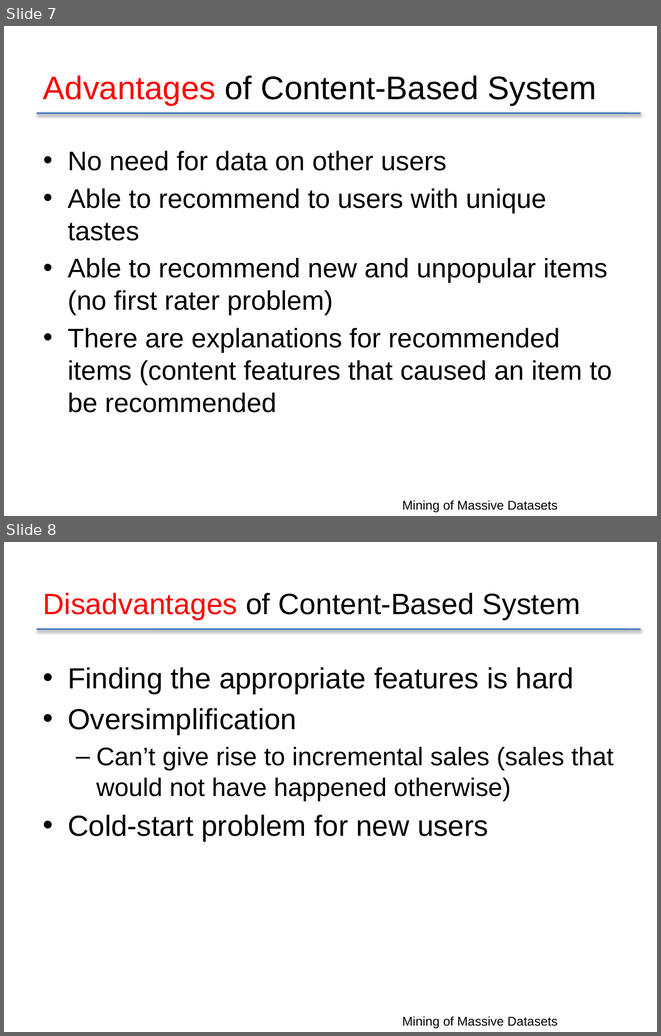
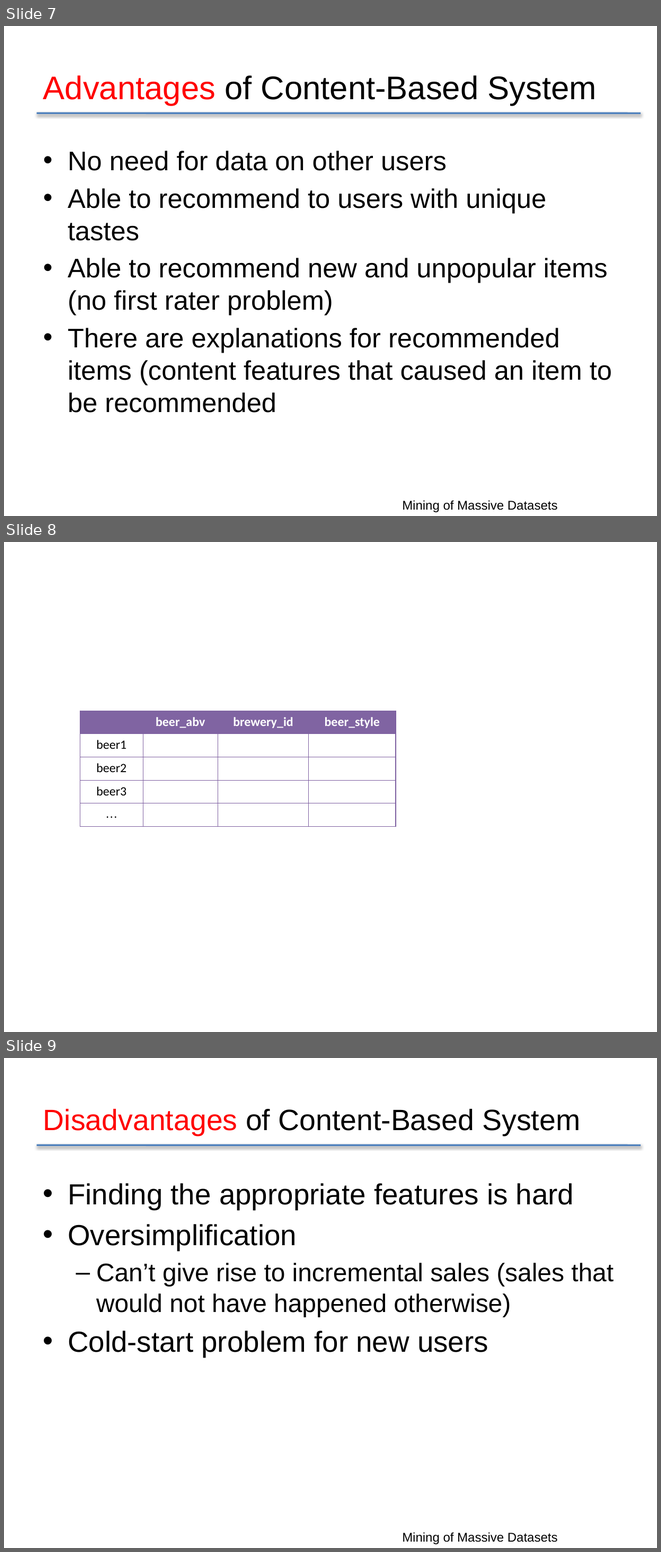
Before and after one commit to sarahpark23/RecommenderSystems, a slide deck: content-based.pptx. Shown one above the other, each under a label of ours: slides 7 and 8 before the commit, slides 7, 8 and 9 after it. The pictures are 661x1036 and 661x1552 pixels, drawn with LibreOffice and Linux fonts; fonts in the diff are those of the drawing. Boxes give left, top, right and bottom in pixels: in the first picture for what was removed or moved away, otherwise in the second. Text is boxed around its words. In the diff, an @@ line names an element or a change of style, - is before the commit and + after.

```diff
--- a/content-based.pptx
+++ b/content-based.pptx
@@ slide 8 added at <box>4,542,657,1032</box>, background #FFFFFF @@
@@ table added at <box>80,711,396,826</box>, 5 rows, 4 columns @@
+ | beer_abv | brewery_id | beer_style
+beer1 |  |  | 
+beer2 |  |  | 
+beer3 |  |  | 
+… |  |  | 
@@ what was slide 8 is now slide 9 @@
```
Also in this commit, not shown: 2 other files.
